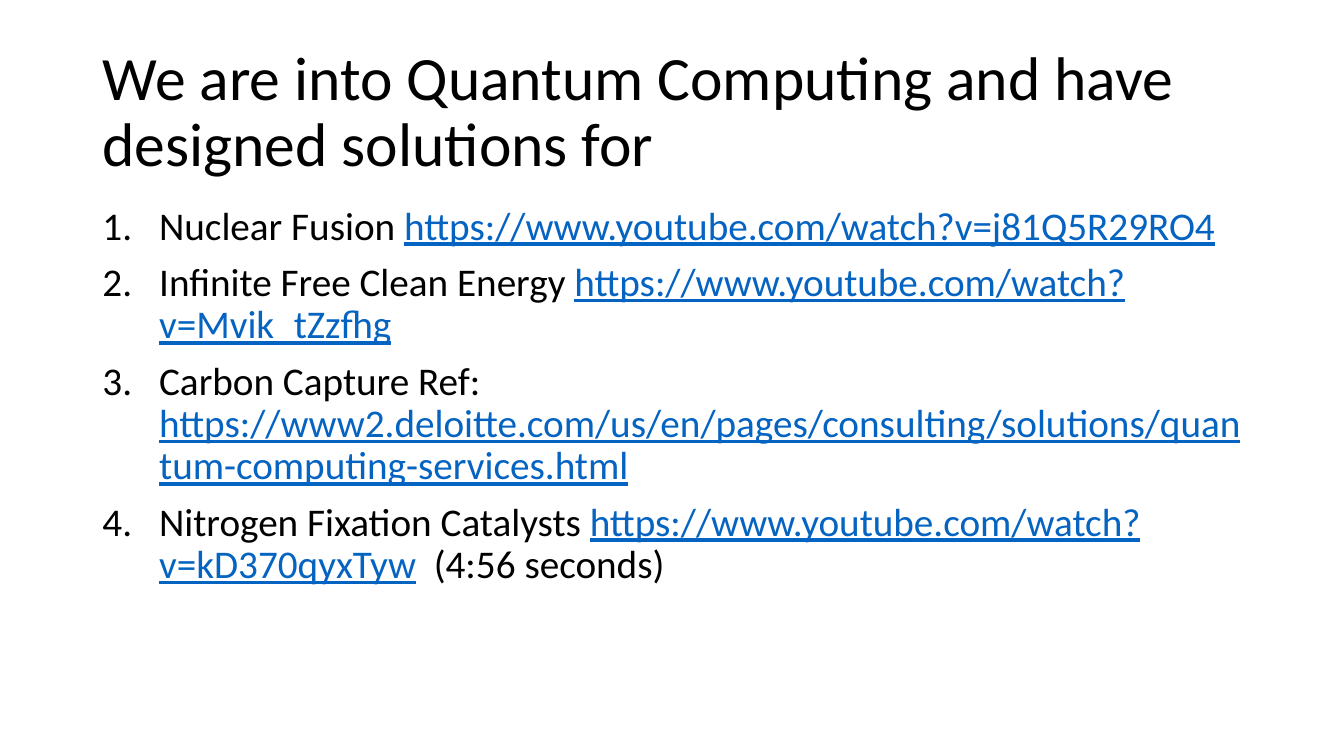
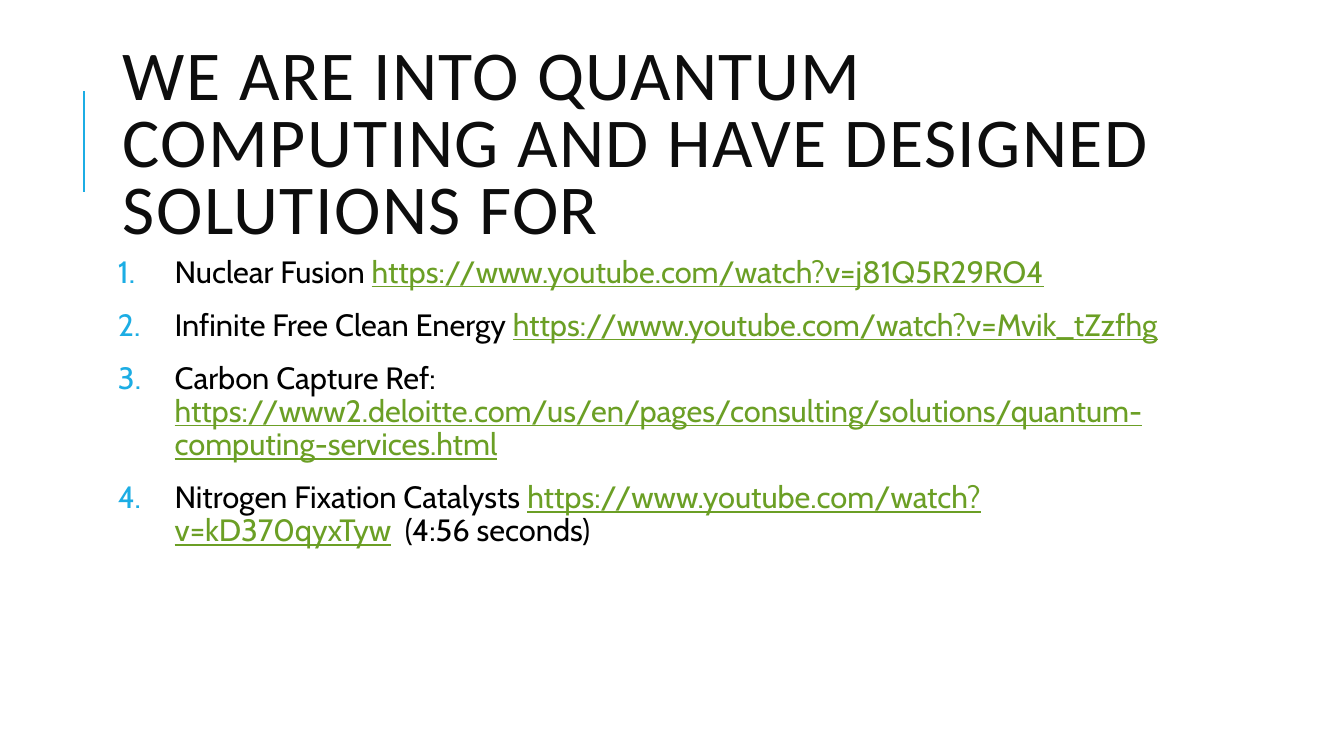
Before and after one commit to tiggyautomatski/microsoft-sustainability-challenge, a slide deck: slide 2 of automatski-microsoft-sustainability-challenge.pptx. Drawn at 1344x756 pixels with LibreOffice and Linux fonts; fonts in the diff are those of the drawing. Boxes give left, top, right and bottom in pixels: in the first picture for what was removed or moved away, otherwise in the second. Text is boxed around its words. In the diff, an @@ line names an element or a change of style, - is before the commit and + after.

```diff
--- a/automatski-microsoft-sustainability-challenge.pptx
+++ b/automatski-microsoft-sustainability-challenge.pptx
@@ title at (123, 54, 1147, 235): text changed; size 44 to 50 pt; text colour #000000 to #0D0D0D @@
-We are into Quantum Computing and have designed solutions for
+WE ARE INTO QUANTUM COMPUTING AND HAVE DESIGNED SOLUTIONS FOR
@@ line added from (84, 192) to (84, 91), #1CADE4 1.5 pt @@
@@ text "Nuclear Fusion https://www.youtube.com/watch?v=j81Q5R29RO4": place and size @@
-text "Nuclear Fusion https://www.youtube.com/watch?v=j81Q5R29RO4" at (159, 212, 1240, 585)
+text "Nuclear Fusion https://www.youtube.com/watch?v=j81Q5R29RO4" at (175, 260, 1158, 548)
@@ text "Nuclear Fusion https://www.youtube.com/watch?v=j81Q5R29RO4" at (175, 260, 1158, 548): size 28 to 22 pt, font Calibri to Cabin; text colour #0563C1 to #6B9F25 in "https://www.youtube.com/watch?v=j81Q5R29RO4", "https://www.youtube.com/watch?v=Mvik_tZzfhg", "https://www2.deloitte.com/us/en/pages/consulting/solutions/q ...", "https://www.youtube.com/watch?v=kD370qyxTyw"; more space between paragraphs @@
```
Also in this commit, not shown: 1 other slide changed, 1 slide added.
